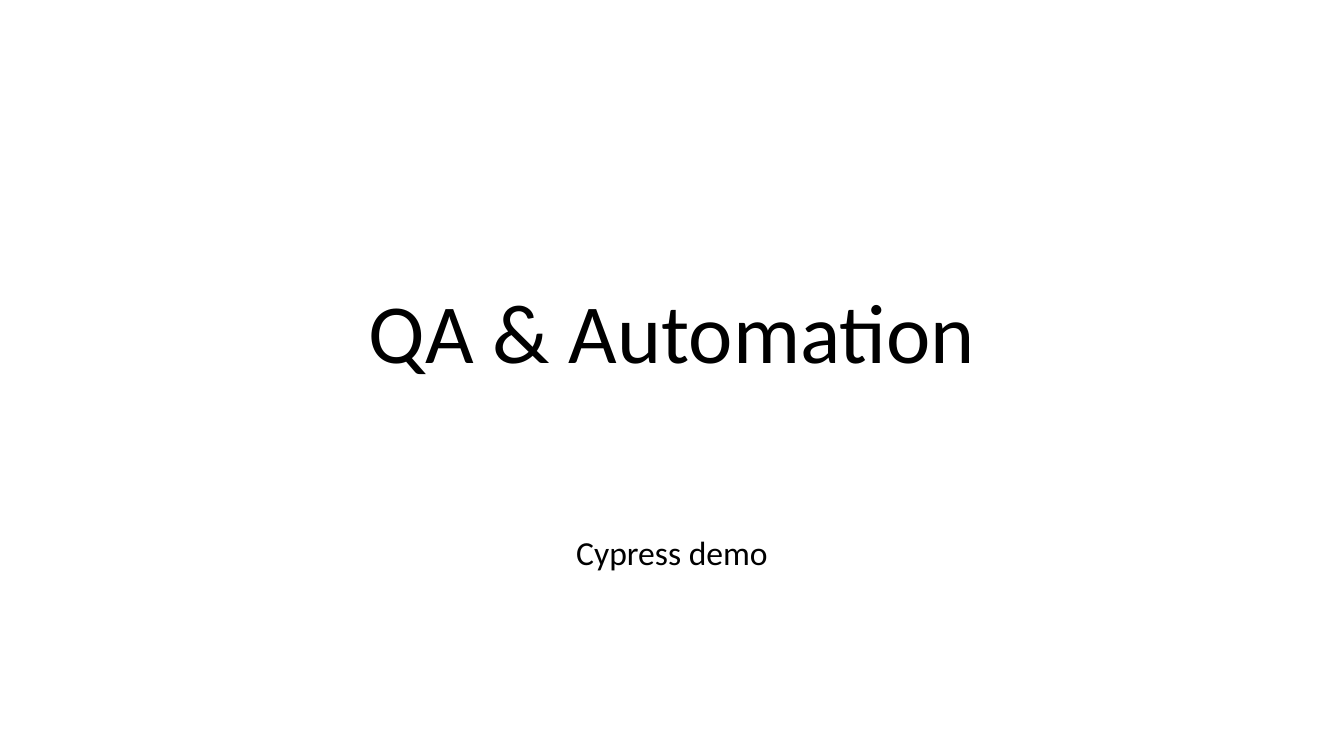
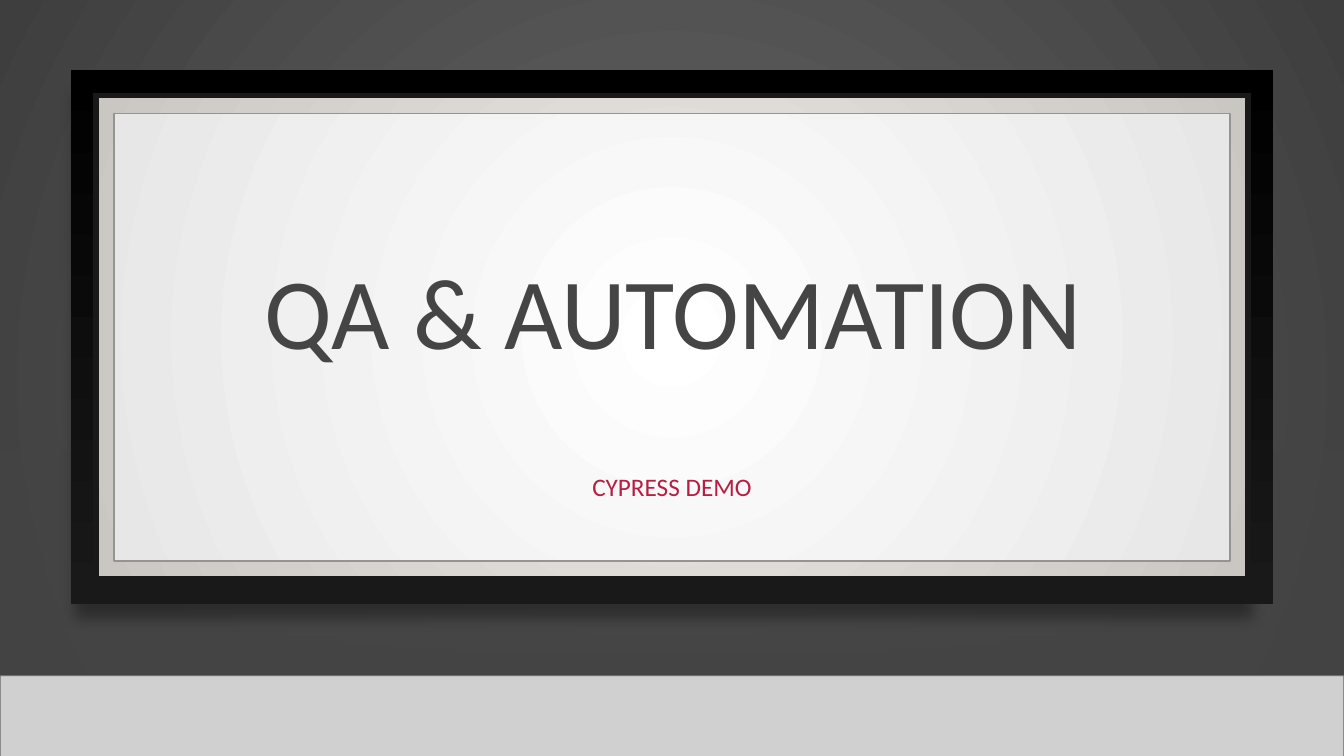
Before and after one commit to hdelreal/CypressTutorial, a slide deck: slide 1 of QA Automation.pptx. Drawn at 1344x756 pixels with LibreOffice and Linux fonts; fonts in the diff are those of the drawing; grey boxes stand for pictures; background and template pictures are left out. Boxes give left, top, right and bottom in pixels: in the first picture for what was removed or moved away, otherwise in the second. Text is boxed around its words. In the diff, an @@ line names an element or a change of style, - is before the commit and + after.

```diff
--- a/QA Automation.pptx
+++ b/QA Automation.pptx
@@ background #FFFFFF to gradient #666666 to #3F3F3F @@
@@ rectangle added at box(0, 0, 1344, 756), fill gradient #666666 to #3F3F3F @@
@@ rectangle added at box(71, 71, 1273, 605), fill gradient #000001 to #191919 @@
@@ rectangle added at box(96, 96, 1248, 580), fill gradient #ECEAE7 to #CAC7C1, outline #191919 4 pt @@
@@ rectangle added at box(114, 114, 1230, 562), fill gradient #FFFFFF to #E7E7E7, outline #949494 1.25 pt @@
@@ title "QA & AUTOMATION" at box(264, 283, 1082, 363): vertical alignment bottom to middle @@
@@ rectangle added at box(0, 223, 1344, 676), fill gradient #454545 @@
@@ rectangle added at box(0, 223, 1344, 676), fill gradient #454545 @@
@@ title at box(264, 283, 1082, 363): text changed; size 60 to 72 pt; text colour #000000 to #454545 @@
-QA & Automation
+QA & AUTOMATION
@@ line added from (266, 389) to (1219, 389), #B71E42 2.5 pt @@
@@ subtitle at box(592, 479, 752, 496): text changed; size 24 to 18 pt; text colour #000000 to #B71E42 @@
-Cypress demo
+CYPRESS DEMO
@@ line added from (0, 676) to (1344, 676), #000001 1 pt @@
@@ picture added at box(0, 676, 1344, 756) @@
@@ line added from (0, 676) to (1344, 676), #000001 1 pt @@
```
Also in this commit, not shown: 9 other slides changed, 14 slides added, 9 slides removed.
